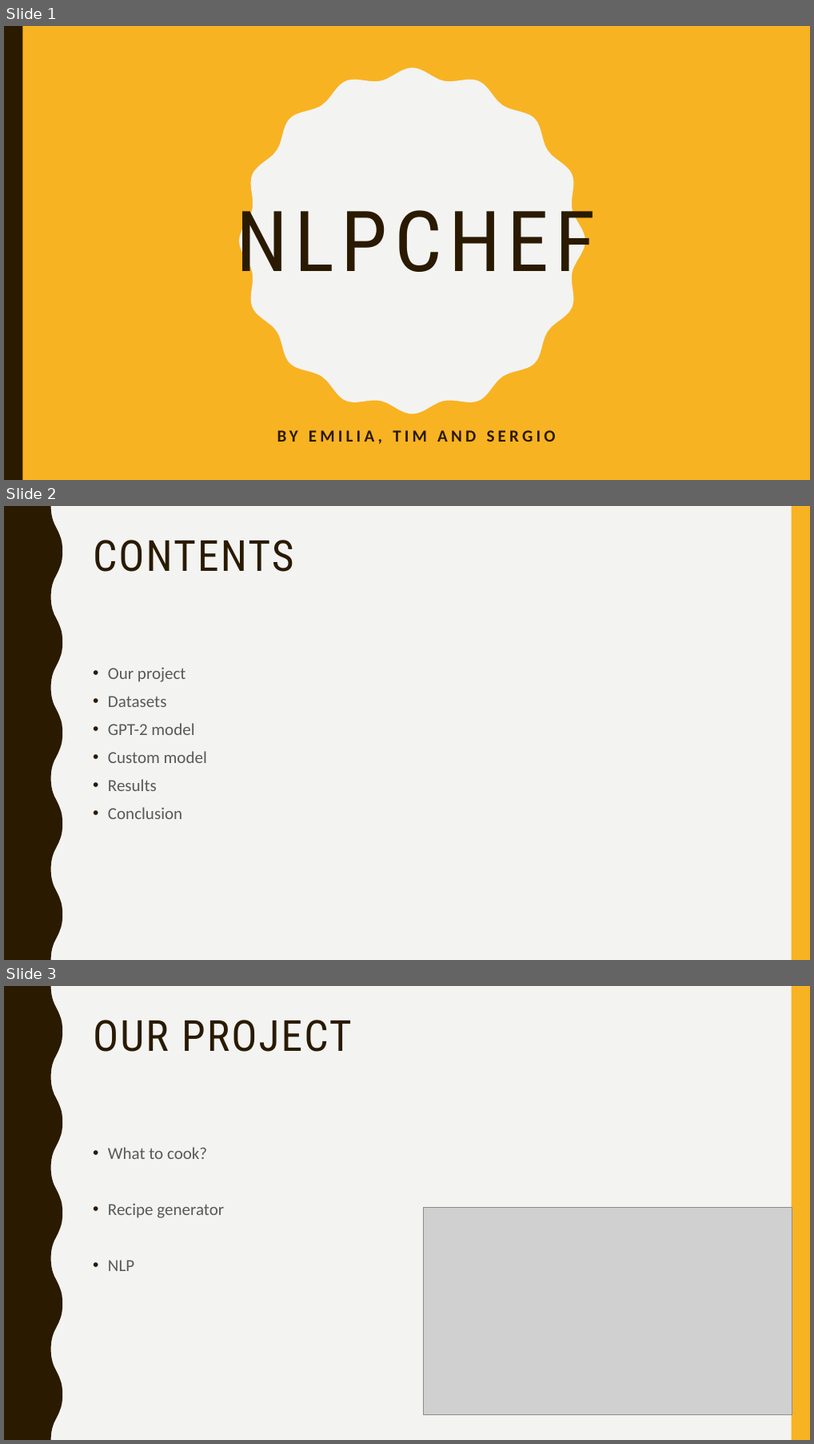
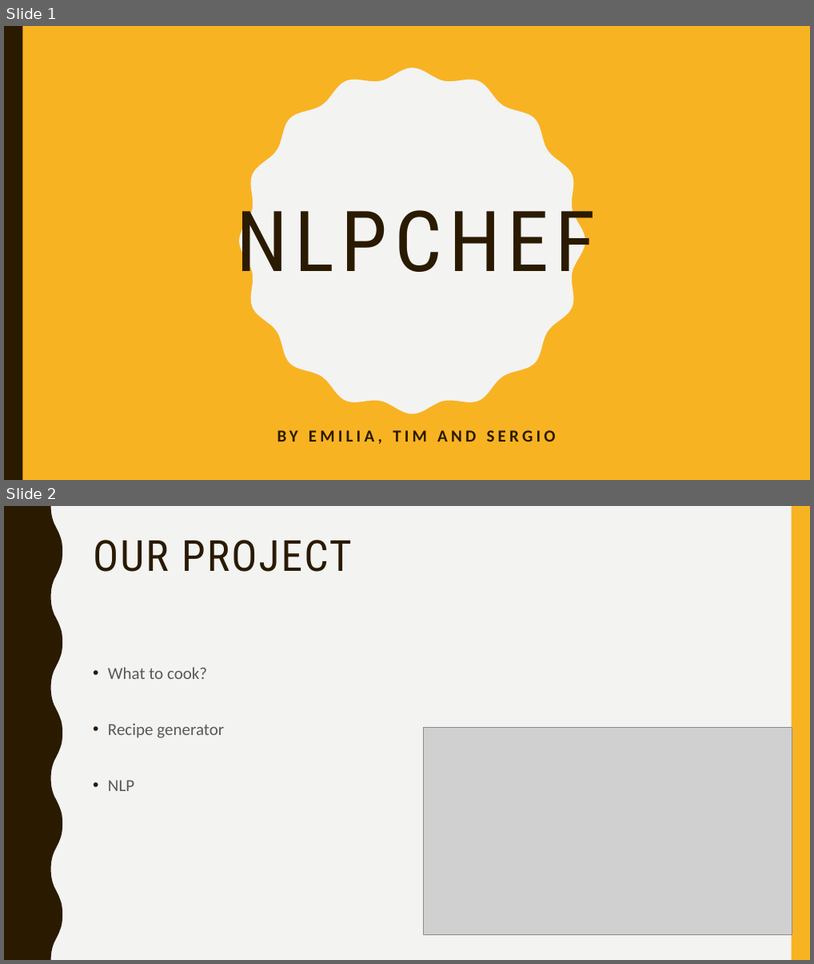
Before and after one commit to timholthuijsen/NLPChef, a slide deck: NLPCHEF.pptx. Shown one above the other, each under a label of ours: slides 1, 2 and 3 before the commit, slides 1 and 2 after it. The pictures are 814x1444 and 814x964 pixels, drawn with LibreOffice and Linux fonts; fonts in the diff are those of the drawing; grey boxes stand for pictures. Boxes give left, top, right and bottom in pixels: in the first picture for what was removed or moved away, otherwise in the second. Text is boxed around its words. In the diff, an @@ line names an element or a change of style, - is before the commit and + after.

```diff
--- a/NLPCHEF.pptx
+++ b/NLPCHEF.pptx
@@ slide 2 removed at (4, 506, 810, 960), background #F3F3F2; not listed: 2 template elements that a slide beside it also shows @@
@@ title removed at (93, 540, 294, 572) @@
-CONTENTS
@@ text removed at (108, 667, 207, 819) @@
-• Our project
-• Datasets
-• GPT-2 model
-• Custom model
-• Results
-• Conclusion
@@ what was slide 3 is now slide 2 @@
```
Also in this commit, not shown: 3 slides changed.
